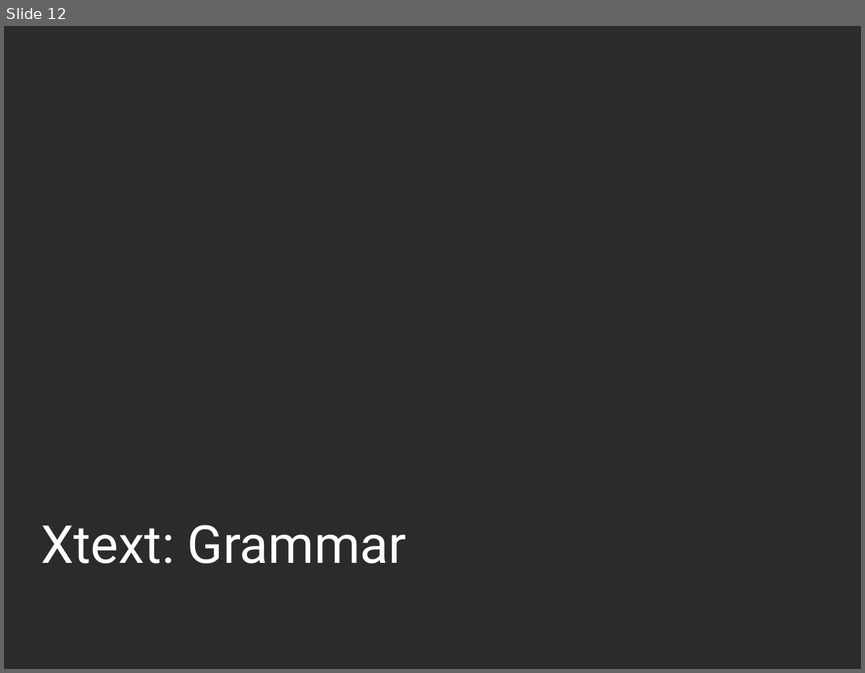
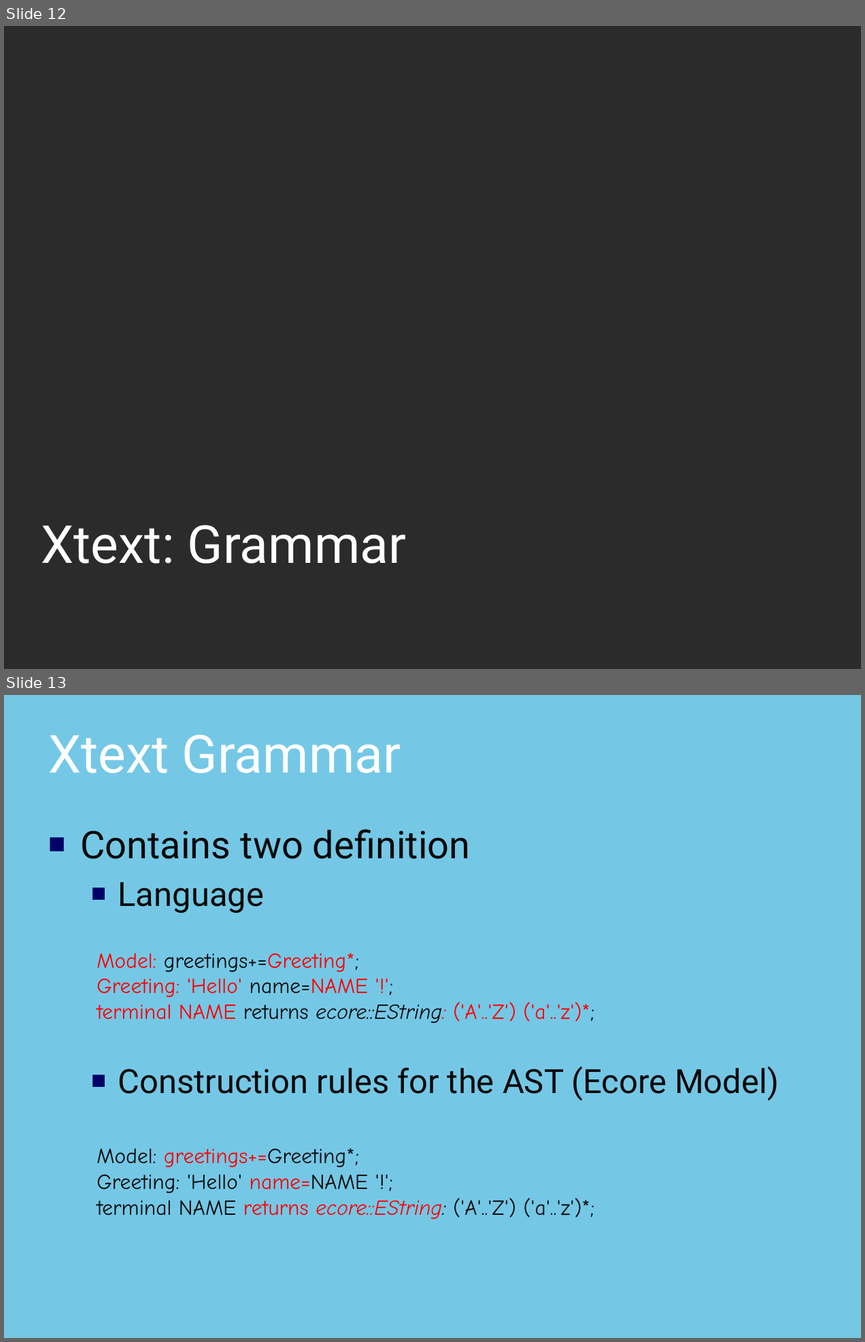
Before and after one commit to thomasfischl/xtext-workshop, a slide deck: xText Workshop.pptx. Shown one above the other, each under a label of ours: slide 12 before the commit, slides 12 and 13 after it. The pictures are 865x673 and 865x1342 pixels, drawn with LibreOffice and Linux fonts; fonts in the diff are those of the drawing; background and template pictures are left out; a plain dark background stands for a picture behind light text. Boxes give left, top, right and bottom in pixels: in the first picture for what was removed or moved away, otherwise in the second. Text is boxed around its words. In the diff, an @@ line names an element or a change of style, - is before the commit and + after.

Commit message:
Improve Xtext Grammar section

```diff
--- a/xText Workshop.pptx
+++ b/xText Workshop.pptx
@@ slide 13 added at [4, 695, 861, 1338], background picture (left out) @@
@@ title added at [48, 734, 401, 773], 44 pt, text #FFFFFF @@
+Xtext Grammar
@@ text added at [80, 829, 779, 1100], 28 pt, text #080808 @@
+■ Contains two definition
+  ■ Language
+  ■ Construction rules for the AST (Ecore Model)
@@ text added at [96, 953, 594, 1023], 18 pt, text #FF0000 @@
+Model: greetings+=Greeting*;
+Greeting: 'Hello' name=NAME '!';
+terminal NAME returns ecore::EString: ('A'..'Z') ('a'..'z')*;
@@ text added at [96, 1148, 595, 1219], 18 pt, text #080808 @@
+Model: greetings+=Greeting*;
+Greeting: 'Hello' name=NAME '!';
+terminal NAME returns ecore::EString: ('A'..'Z') ('a'..'z')*;
```
Also in this commit, not shown: 11 slides changed, 2 other slides added.
